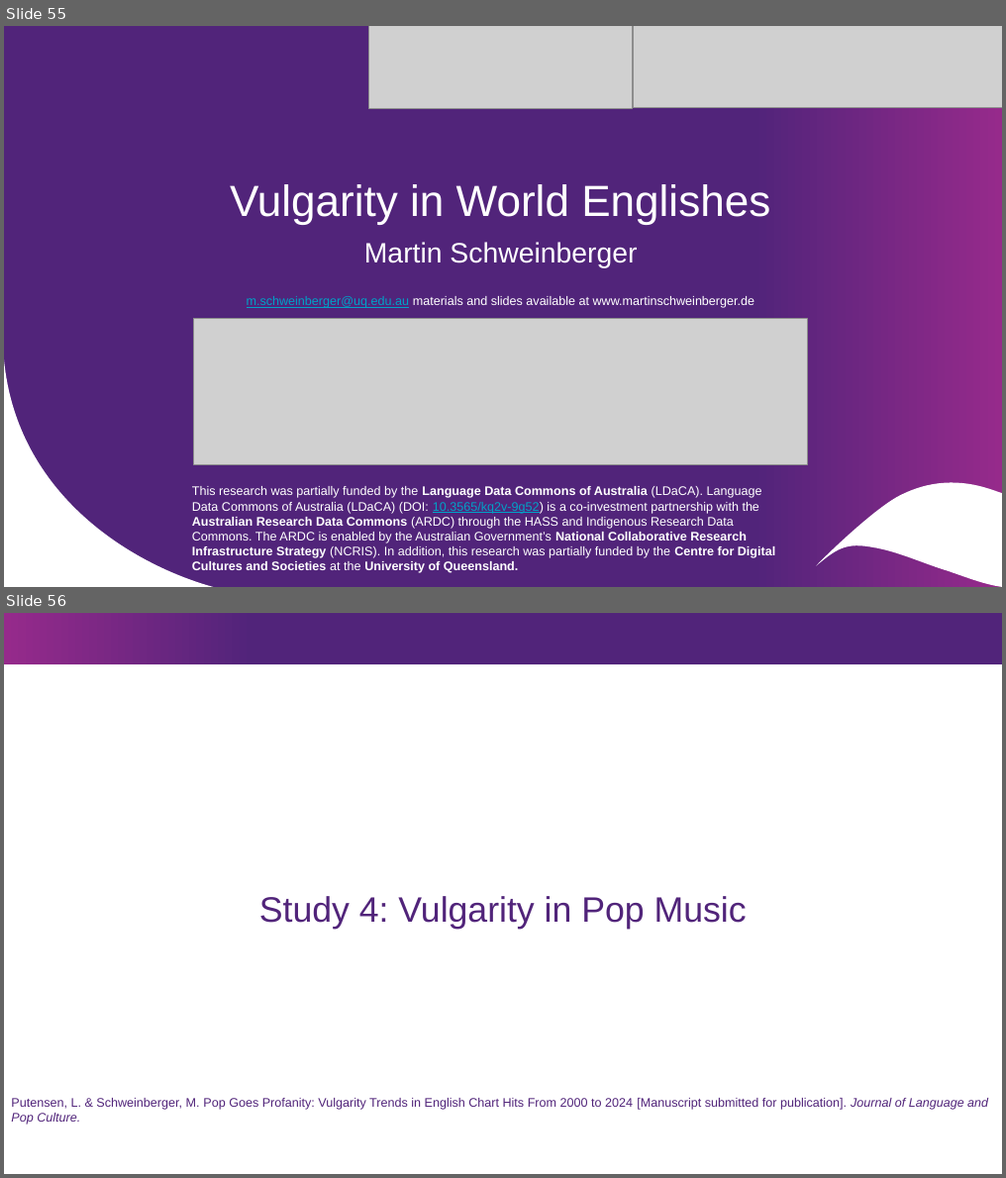
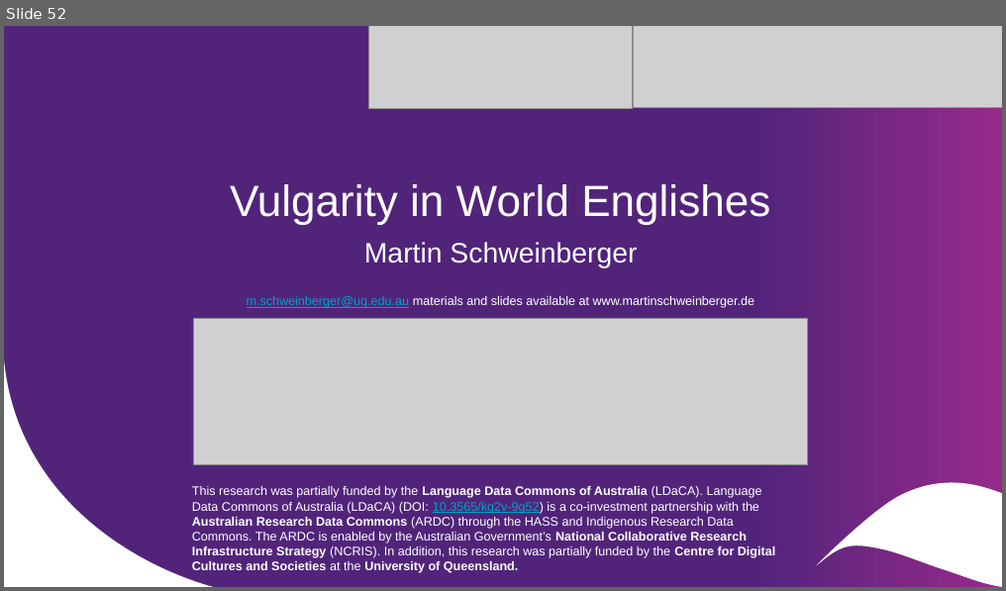
Before and after one commit to MartinSchweinberger/slides, a slide deck: LMU_Schweinberger_VulgarityInWorldEnglishes.pptx. Shown one above the other, each under a label of ours: slides 55 and 56 before the commit, slide 52 after it. The pictures are 1006x1178 and 1006x591 pixels, drawn with LibreOffice and Linux fonts; fonts in the diff are those of the drawing; grey boxes stand for pictures; background and template pictures are left out. Boxes give left, top, right and bottom in pixels: in the first picture for what was removed or moved away, otherwise in the second. Text is boxed around its words. In the diff, an @@ line names an element or a change of style, - is before the commit and + after.

```diff
--- a/LMU_Schweinberger_VulgarityInWorldEnglishes.pptx
+++ b/LMU_Schweinberger_VulgarityInWorldEnglishes.pptx
@@ slide 56 removed at (4,613,1002,1174), background picture (left out) @@
@@ rectangle removed at (4,613,1002,664) @@
@@ title removed at (259,896,746,930) @@
-Study 4: Vulgarity in Pop Music
@@ text removed at (11,1098,988,1125) @@
-Putensen, L. & Schweinberger, M. Pop Goes Profanity: Vulgarity Trends in English Chart Hits From 2000 to 2024 [Manuscript submitted for publication]. Journal of Language and Pop Culture.
@@ what was slide 55 is now slide 52 @@
```
Also in this commit, not shown: 6 slides changed, 9 other slides removed.
